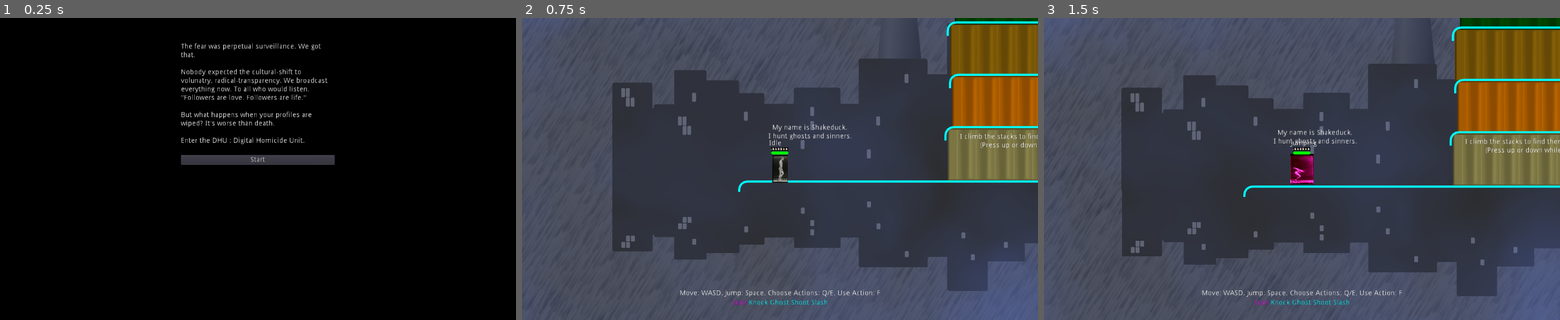
Above: before the commit, frames 1-3 (left to right).
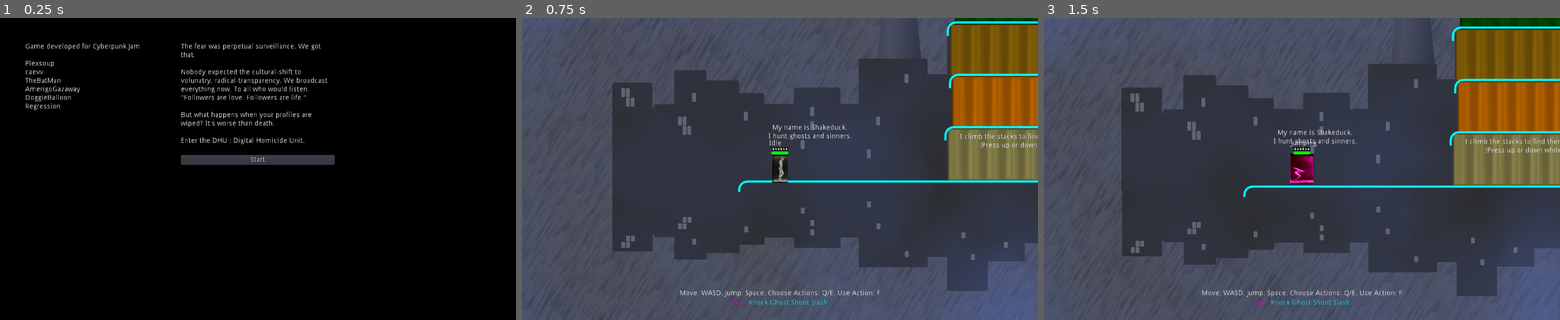
Above: after the commit, the same moments.

Repository: godot-wildlings/cyberpunk-jam-2019
Game: Godot game, scene res://Main.tscn
The game is run twice, just before and just after one commit, with the same random seed, the same clock (stepped at 60 frames per second) and the same inputs. The engine's default icon, where the game draws it, is replaced by a stand-in: a white triangle on a blue panel in a dark square.
Inputs:
- Up to frame 1 (0.25 s): no input
- Up to frame 2 (0.75 s): click "Start" at 0.5 s
- Up to frame 3 (1.5 s): tap F (action_selected) at 1.25 s; hold D (mv_right) from 1.28 s (still down); tap Space (jump) at 1.35 s

The runs differ from the first frame. In frame 1, 0.6% of the frame differs, in the area x 4-27%, y 8-31%; in frame 2, nothing differs; in frame 3, nothing differs.

Commit message:
enter and exit animations

Diff:
--- a/Levels/Intro.tscn
+++ b/Levels/Intro.tscn
@@ -38,6 +38,19 @@
 size_flags_horizontal = 3
 size_flags_vertical = 3
 
+[node name="Label" type="Label" parent="CanvasLayer/MarginContainer/HBoxContainer/VBoxContainer"]
+margin_right = 305.0
+margin_bottom = 150.0
+text = "Game developed for Cyberpunk Jam
+
+Plexsoup
+caevv
+TheBatMan
+AmerigoGazaway
+DoggieBalloon
+Regression
+"
+
 [node name="VBoxContainer2" type="VBoxContainer" parent="CanvasLayer/MarginContainer/HBoxContainer"]
 margin_left = 309.0
 margin_right = 614.0
@@ -47,7 +60,7 @@
 
 [node name="Label" type="Label" parent="CanvasLayer/MarginContainer/HBoxContainer/VBoxContainer2"]
 margin_right = 305.0
-margin_bottom = 201.0
+margin_bottom = 218.0
 text = "The fear was perpetual surveillance. We got that.
 
 Nobody expected the cultural-shift to volunatry, radical-transparency. We broadcast everything now. To all who would listen.
@@ -60,9 +73,9 @@
 autowrap = true
 
 [node name="StartButton" type="Button" parent="CanvasLayer/MarginContainer/HBoxContainer/VBoxContainer2"]
-margin_top = 205.0
+margin_top = 222.0
 margin_right = 305.0
-margin_bottom = 225.0
+margin_bottom = 242.0
 shortcut = SubResource( 2 )
 text = "Start"
 
--- a/Levels/Level1.tscn
+++ b/Levels/Level1.tscn
@@ -233,6 +233,7 @@
 
 [node name="Console" parent="InteractiveObjects" instance=ExtResource( 9 )]
 position = Vector2( 3017.31, 499.855 )
+object_type = 1
 
 [node name="Door" parent="InteractiveObjects" instance=ExtResource( 10 )]
 position = Vector2( -229.345, 52.3661 )
--- a/Player/Player.gd
+++ b/Player/Player.gd
@@ -94,6 +94,7 @@
 
 
 func _ready():
+	hide_sprites()
 	Game.player = self
 	character_height = $CollisionShape2D.get_shape().get_extents().y * 2
 	#call_deferred("deferred_ready")
@@ -114,6 +115,9 @@
 
 	state = state_num
 
+func hide_sprites():
+	for sprite in sprites:
+		sprite.hide()
 
 func flip_sprites(direction):
 	var flip = false
@@ -142,6 +146,8 @@
 	# might want some screech to a halt animation, or drift distance
 	set_state(states.idle, [initial_velocity])
 
+func idle():
+	set_state(states.idle, [Vector2.ZERO])
 
 #func return_to_idle():
 #	state = states.idle
@@ -150,18 +156,11 @@
 
 
 func enter():
-	# going into a door
-	$AnimationPlayer.play("enter")
-	state = states.entering
-	yield($AnimationPlayer, "animation_finished")
-	state = states.hidden
+	set_state(states.entering)
 
 func exit():
-	# returning from a door
-	$AnimationPlayer.play("exit")
-	state = states.exiting
-	yield($AnimationPlayer, "animation_finished")
-	state = states.idle
+	set_state(states.exiting)
+
 
 func modulate_sprites(color):
 	for sprite in sprites:
--- a/Player/Player.tscn
+++ b/Player/Player.tscn
@@ -15,16 +15,19 @@
 [ext_resource path="res://Player/States/Dropping.gd" type="Script" id=13]
 [ext_resource path="res://Player/huh.wav" type="AudioStream" id=14]
 [ext_resource path="res://Player/States/Falling.gd" type="Script" id=15]
-[ext_resource path="res://Player/entering.png" type="Texture" id=16]
-[ext_resource path="res://Player/exiting.png" type="Texture" id=17]
-[ext_resource path="res://Player/PlayerHUD.tscn" type="PackedScene" id=18]
-[ext_resource path="res://Player/health-red.png" type="Texture" id=19]
-[ext_resource path="res://Player/health-green.png" type="Texture" id=20]
-[ext_resource path="res://Player/ammo_back.png" type="Texture" id=21]
-[ext_resource path="res://Player/ammo_front.png" type="Texture" id=22]
-[ext_resource path="res://Weapons/PlayerGun.tscn" type="PackedScene" id=23]
-[ext_resource path="res://Player/oof2.wav" type="AudioStream" id=24]
-[ext_resource path="res://Player/States/StateLabel.gd" type="Script" id=25]
+[ext_resource path="res://Player/States/Entering.gd" type="Script" id=16]
+[ext_resource path="res://Player/entering.png" type="Texture" id=17]
+[ext_resource path="res://Player/States/Hidden.gd" type="Script" id=18]
+[ext_resource path="res://Player/States/Exiting.gd" type="Script" id=19]
+[ext_resource path="res://Player/exiting.png" type="Texture" id=20]
+[ext_resource path="res://Player/PlayerHUD.tscn" type="PackedScene" id=21]
+[ext_resource path="res://Player/health-red.png" type="Texture" id=22]
+[ext_resource path="res://Player/health-green.png" type="Texture" id=23]
+[ext_resource path="res://Player/ammo_back.png" type="Texture" id=24]
+[ext_resource path="res://Player/ammo_front.png" type="Texture" id=25]
+[ext_resource path="res://Weapons/PlayerGun.tscn" type="PackedScene" id=26]
+[ext_resource path="res://Player/oof2.wav" type="AudioStream" id=27]
+[ext_resource path="res://Player/States/StateLabel.gd" type="Script" id=28]
 
 [sub_resource type="CircleShape2D" id=1]
 radius = 183.277
@@ -37,6 +40,35 @@
 
 [sub_resource type="Animation" id=4]
 resource_name = "enter"
+length = 0.6
+tracks/0/type = "value"
+tracks/0/path = NodePath("States/Entering/EnteringSprite:frame")
+tracks/0/interp = 1
+tracks/0/loop_wrap = true
+tracks/0/imported = false
+tracks/0/enabled = true
+tracks/0/keys = {
+"times": PoolRealArray( 0, 0.6 ),
+"transitions": PoolRealArray( 1, 1 ),
+"update": 0,
+"values": [ 0, 11 ]
+}
+
+[sub_resource type="Animation" id=9]
+resource_name = "exit"
+length = 0.6
+tracks/0/type = "value"
+tracks/0/path = NodePath("States/Exiting/ExitingSprite:frame")
+tracks/0/interp = 1
+tracks/0/loop_wrap = true
+tracks/0/imported = false
+tracks/0/enabled = true
+tracks/0/keys = {
+"times": PoolRealArray( 0, 0.6 ),
+"transitions": PoolRealArray( 1, 1 ),
+"update": 0,
+"values": [ 0, 11 ]
+}
 
 [sub_resource type="Animation" id=5]
 loop = true
@@ -356,20 +388,24 @@
 frame = 6
 
 [node name="Entering" type="Node2D" parent="States"]
+script = ExtResource( 16 )
 
 [node name="EnteringSprite" type="Sprite" parent="States/Entering"]
-visible = false
-texture = ExtResource( 16 )
-hframes = 12
-
-[node name="Hidden" type="Node2D" parent="States"]
-
-[node name="Exiting" type="Node2D" parent="States"]
-
-[node name="ExitingSprite" type="Sprite" parent="States/Exiting"]
 visible = false
 texture = ExtResource( 17 )
 hframes = 12
+frame = 11
+
+[node name="Hidden" type="Node2D" parent="States"]
+script = ExtResource( 18 )
+
+[node name="Exiting" type="Node2D" parent="States"]
+script = ExtResource( 19 )
+
+[node name="ExitingSprite" type="Sprite" parent="States/Exiting"]
+texture = ExtResource( 20 )
+hframes = 12
+frame = 11
 
 [node name="Dead" type="Node2D" parent="States"]
 
@@ -379,6 +415,7 @@
 
 [node name="AnimationPlayer" type="AnimationPlayer" parent="."]
 anims/enter = SubResource( 4 )
+anims/exit = SubResource( 9 )
 anims/fall = SubResource( 5 )
 anims/idle = SubResource( 6 )
 anims/jump = SubResource( 7 )
--- a/Player/States/Climbing.gd
+++ b/Player/States/Climbing.gd
@@ -2,6 +2,8 @@
 
 var player : KinematicBody2D
 var my_state_num : int
+
+var warning_issued: bool = false
 
 # Called when the node enters the scene tree for the first time.
 func _ready():
@@ -39,6 +41,8 @@
 	player.tween.start()
 	player.animation_player.play("jump")
 
-	push_warning("yielding for movement probably isn't the best approach")
+	if not warning_issued:
+		push_warning("yielding for movement probably isn't the best approach")
+		warning_issued = true
 	yield(player.tween, "tween_completed")
 	player.stop(Vector2.ZERO)
--- a/Player/States/Dropping.gd
+++ b/Player/States/Dropping.gd
@@ -2,6 +2,7 @@
 
 var player : KinematicBody2D
 var my_state_num : int
+var warning_issued : bool = false
 
 # Called when the node enters the scene tree for the first time.
 func _ready():
@@ -52,7 +53,9 @@
 	player.tween.start()
 	player.animation_player.play("jump")
 
-	push_warning("yielding for movement probably isn't the best approach")
+	if not warning_issued:
+		push_warning("yielding for movement probably isn't the best approach")
+		warning_issued = true
 	yield(player.tween, "tween_completed")
 	player.stop(Vector2.ZERO)
 
--- /dev/null
+++ b/Player/States/Entering.gd
@@ -0,0 +1,30 @@
+extends Node2D
+
+
+var player : KinematicBody2D
+var my_state_num : int
+
+func _ready():
+	player = get_parent().get_parent()
+	call_deferred("deferred_ready")
+
+func deferred_ready():
+	my_state_num = player.states.entering
+	if not player.animation_player.is_connected("animation_finished", self, "_on_animation_finished"):
+		player.animation_player.connect("animation_finished", self, "_on_animation_finished")
+
+func activate(arguments : Array = []):
+	$EnteringSprite.show()
+	player.animation_player.play("enter")
+
+func deactivate():
+	player.animation_player.disconnect("animation_finished", self, "_on_animation_finished")
+	$EnteringSprite.hide()
+
+func process_state(delta):
+	if player.state == my_state_num:
+		pass
+
+func _on_animation_finished(anim_name):
+	if anim_name == "enter":
+		player.set_state(player.states.hidden)
--- /dev/null
+++ b/Player/States/Exiting.gd
@@ -0,0 +1,31 @@
+extends Node2D
+
+
+var player : KinematicBody2D
+var my_state_num : int
+
+func _ready():
+	player = get_parent().get_parent()
+	call_deferred("deferred_ready")
+
+func deferred_ready():
+	my_state_num = player.states.entering
+	if not player.animation_player.is_connected("animation_finished", self, "_on_animation_finished"):
+		player.animation_player.connect("animation_finished", self, "_on_animation_finished")
+
+func activate(arguments : Array = []):
+	$ExitingSprite.show()
+	player.animation_player.play("exit")
+
+
+func deactivate():
+	player.animation_player.disconnect("animation_finished", self, "_on_animation_finished")
+	$ExitingSprite.hide()
+
+func process_state(delta):
+	if player.state == my_state_num:
+		pass
+
+func _on_animation_finished(anim_name):
+	if anim_name == "exit":
+		player.idle()
--- /dev/null
+++ b/Player/States/Hidden.gd
@@ -0,0 +1,20 @@
+extends Node2D
+
+
+var player : KinematicBody2D
+var my_state_num : int
+
+func _ready():
+	player = get_parent().get_parent()
+	my_state_num = player.states.hidden
+
+func activate(arguments : Array = []):
+	player.hide()
+
+func deactivate():
+	player.show()
+
+func process_state(delta):
+	if player.state == my_state_num:
+		if Input.is_action_just_pressed("mv_down"):
+			player.exit()
--- a/Scenery/DoorInteraction.gd
+++ b/Scenery/DoorInteraction.gd
@@ -53,7 +53,8 @@
 			animation_player.play("access_denied")
 	elif door.open:
 		# what should happen? The door is already open
-		pass
+		if interactor.has_method("enter"):
+			interactor.enter()
 
 
 
--- a/Scenery/InteractiveObject.gd
+++ b/Scenery/InteractiveObject.gd
@@ -3,6 +3,9 @@
 signal player_entered(body)
 signal player_exited(body)
 
+
+enum object_types { door, terminal, letter, NPC }
+export (object_types )var object_type : int = object_types.door
 
 export var hidden_to_player : bool = false
 #warning-ignore:unused_class_variable
Not shown: 5 places in Player/Player.tscn that only renumber resources
